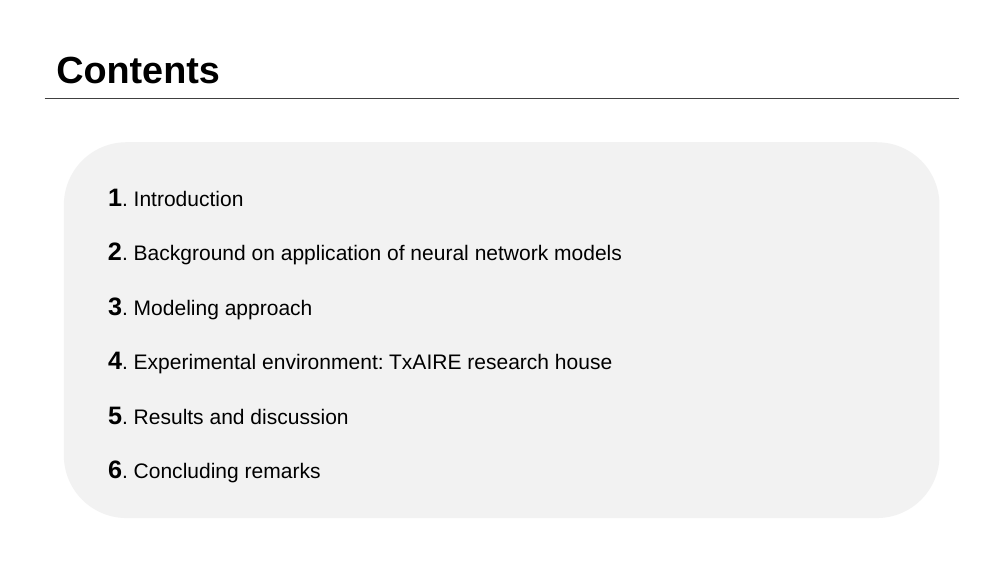
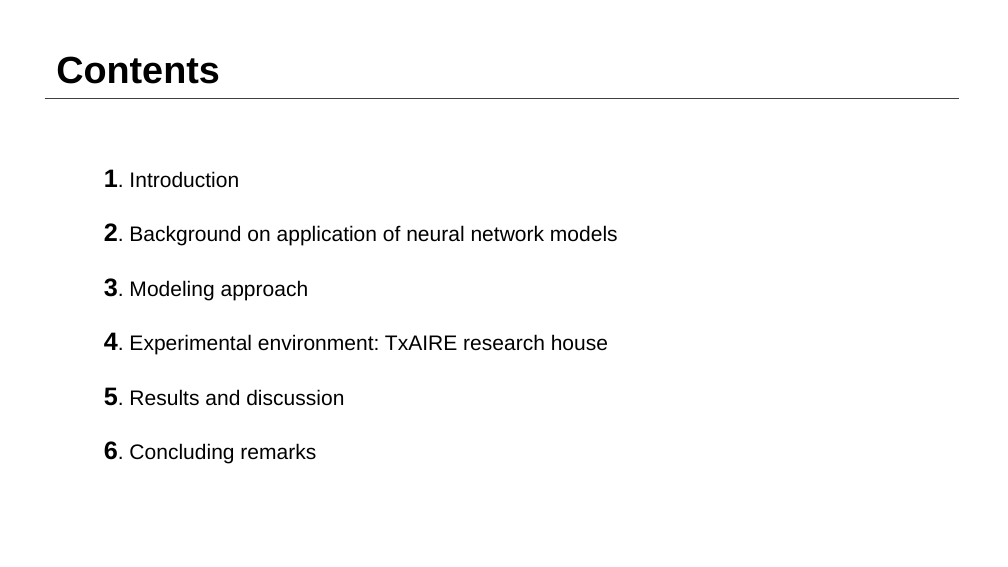
Before and after one commit to sohee98/2022-1st-Course, a slide deck: slide 2 of AI Applications/논문 발표 PT/논문발표-김소희.pptx. Drawn at 1008x567 pixels with LibreOffice and Linux fonts; fonts in the diff are those of the drawing. Boxes give left, top, right and bottom in pixels: in the first picture for what was removed or moved away, otherwise in the second. Text is boxed around its words. In the diff, an @@ line names an element or a change of style, - is before the commit and + after.

```diff
--- a/AI Applications/논문 발표 PT/논문발표-김소희.pptx
+++ b/AI Applications/논문 발표 PT/논문발표-김소희.pptx
@@ rounded rectangle removed at [64, 142, 939, 518] @@
@@ 6 texts: place and size @@
-6 texts at [108, 188, 622, 483]
+6 texts at [104, 169, 618, 464]
```
Also in this commit, not shown: 1 other slide changed, 2 slides added, 1 other file.
